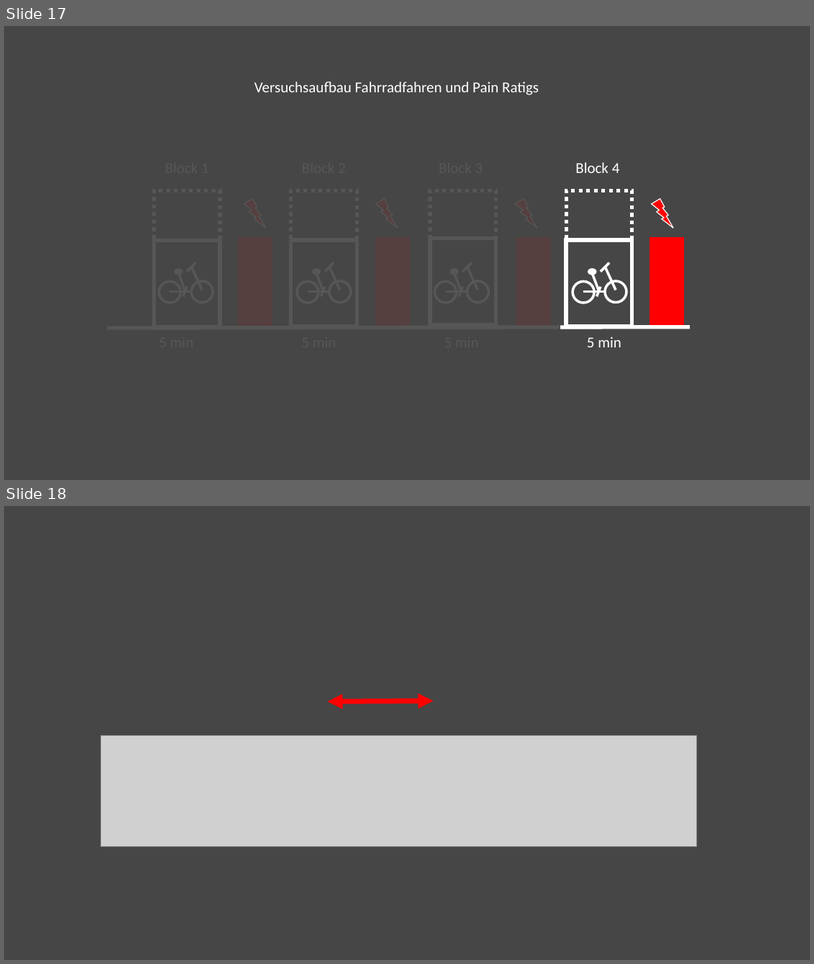
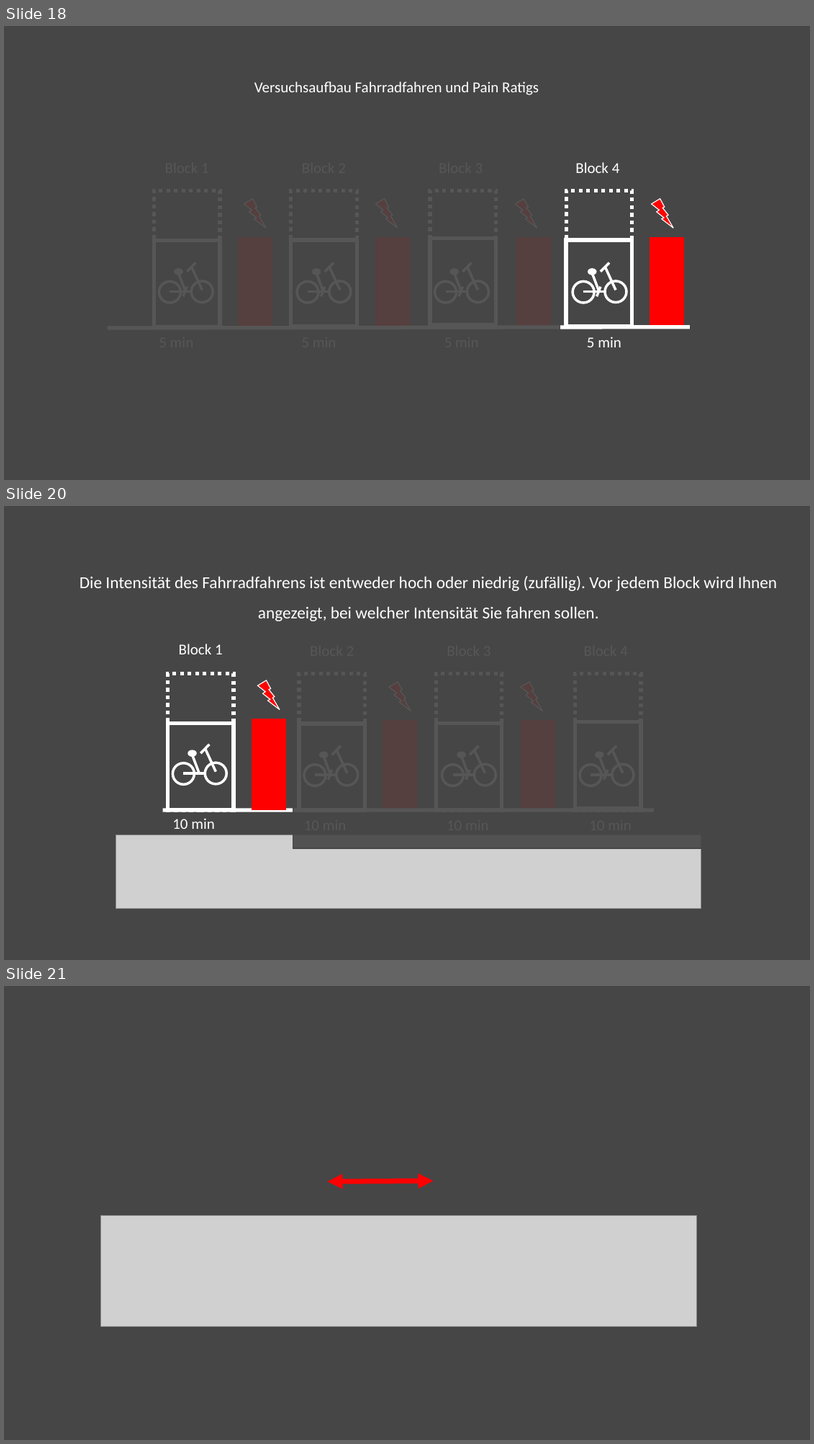
Before and after one commit to Nian-Jingqing/PEEP_fMRI, a slide deck: utils/img/VAS_Paradigm_Visuals.pptx. Shown one above the other, each under a label of ours: slides 17 and 18 before the commit, slides 18, 20 and 21 after it; the slides between them are not shown. The pictures are 814x964 and 814x1444 pixels, drawn with LibreOffice and Linux fonts; fonts in the diff are those of the drawing; grey boxes stand for pictures. Boxes give left, top, right and bottom in pixels: in the first picture for what was removed or moved away, otherwise in the second. Text is boxed around its words. In the diff, an @@ line names an element or a change of style, - is before the commit and + after.

```diff
--- a/utils/img/VAS_Paradigm_Visuals.pptx
+++ b/utils/img/VAS_Paradigm_Visuals.pptx
@@ slide 20 added at [4,506,810,960], background #464646 @@
@@ rectangle added at [4,531,810,960], fill #464646, outline #464646 1 pt @@
@@ text added at [80,576,777,621], 20 pt, text #FFFFFF @@
+Die Intensität des Fahrradfahrens ist entweder hoch oder niedrig (zufällig). Vor jedem Block wird Ihnen angezeigt, bei welcher Intensität Sie fahren sollen.
@@ rectangle added at [293,624,738,849], fill #464646 at 91% opacity, outline #464646 1 pt @@
@@ group added at [163,644,654,829]: 20 lines, 12 ellipses, 11 rectangles, 3 lightning bolts, 2 texts @@
+10 min
+Block 1
@@ picture added at [116,835,702,908] @@
@@ what was slide 17 is now slide 18 @@
@@ what was slide 18 is now slide 21 @@
```
Also in this commit, not shown: 1 slide changed, 2 other slides added, 33 other files.
